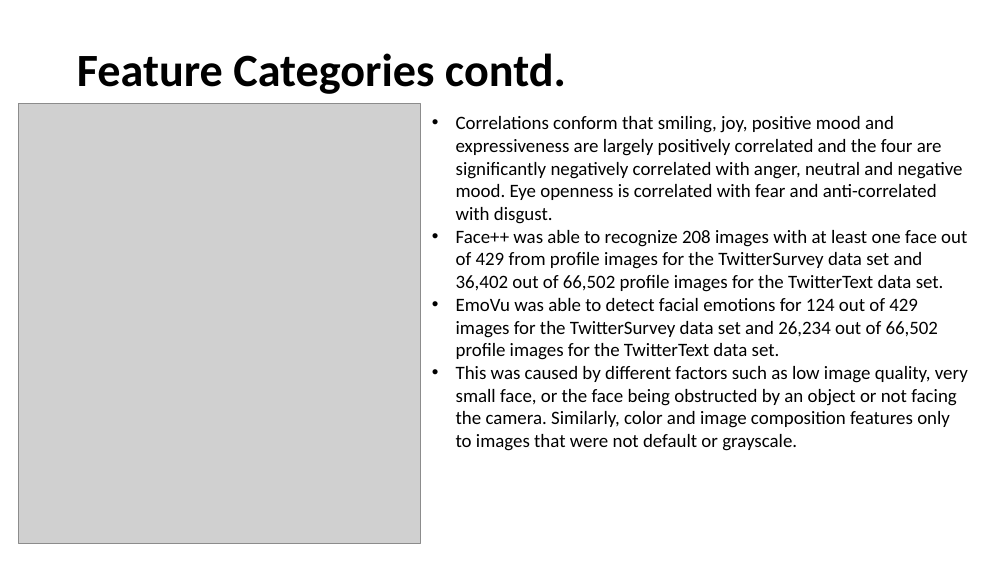
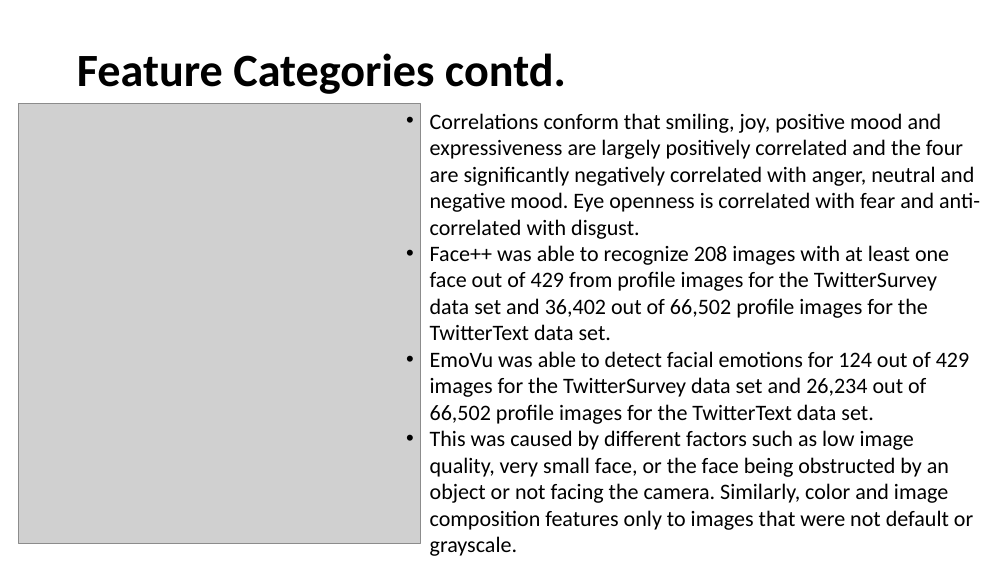
Before and after one commit to Sandhya-Bairi/USU-Assignments-and-Projects, a slide deck: slide 17 of CS 6675 - Advance Data Science/Practicum/Presentation.pptx. Drawn at 1008x567 pixels with LibreOffice and Linux fonts; fonts in the diff are those of the drawing; grey boxes stand for pictures. Boxes give left, top, right and bottom in pixels: in the first picture for what was removed or moved away, otherwise in the second. Text is boxed around its words. In the diff, an @@ line names an element or a change of style, - is before the commit and + after.

```diff
--- a/CS 6675 - Advance Data Science/Practicum/Presentation.pptx
+++ b/CS 6675 - Advance Data Science/Practicum/Presentation.pptx
@@ text "Correlations conform that smiling, joy, ...": place and size @@
-text "Correlations conform that smiling, joy, ..." at [456, 116, 968, 451]
+text "Correlations conform that smiling, joy, ..." at [430, 113, 980, 556]
@@ text "Correlations conform that smiling, joy, ..." at [430, 113, 980, 556]: size 18 to 21 pt @@
```
Also in this commit, not shown: 3 other slides changed.
